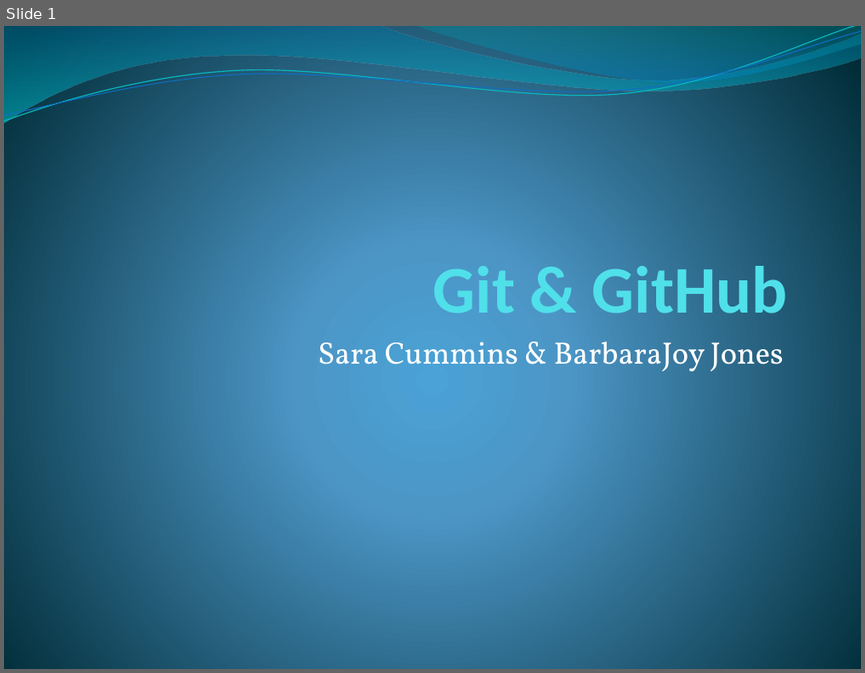
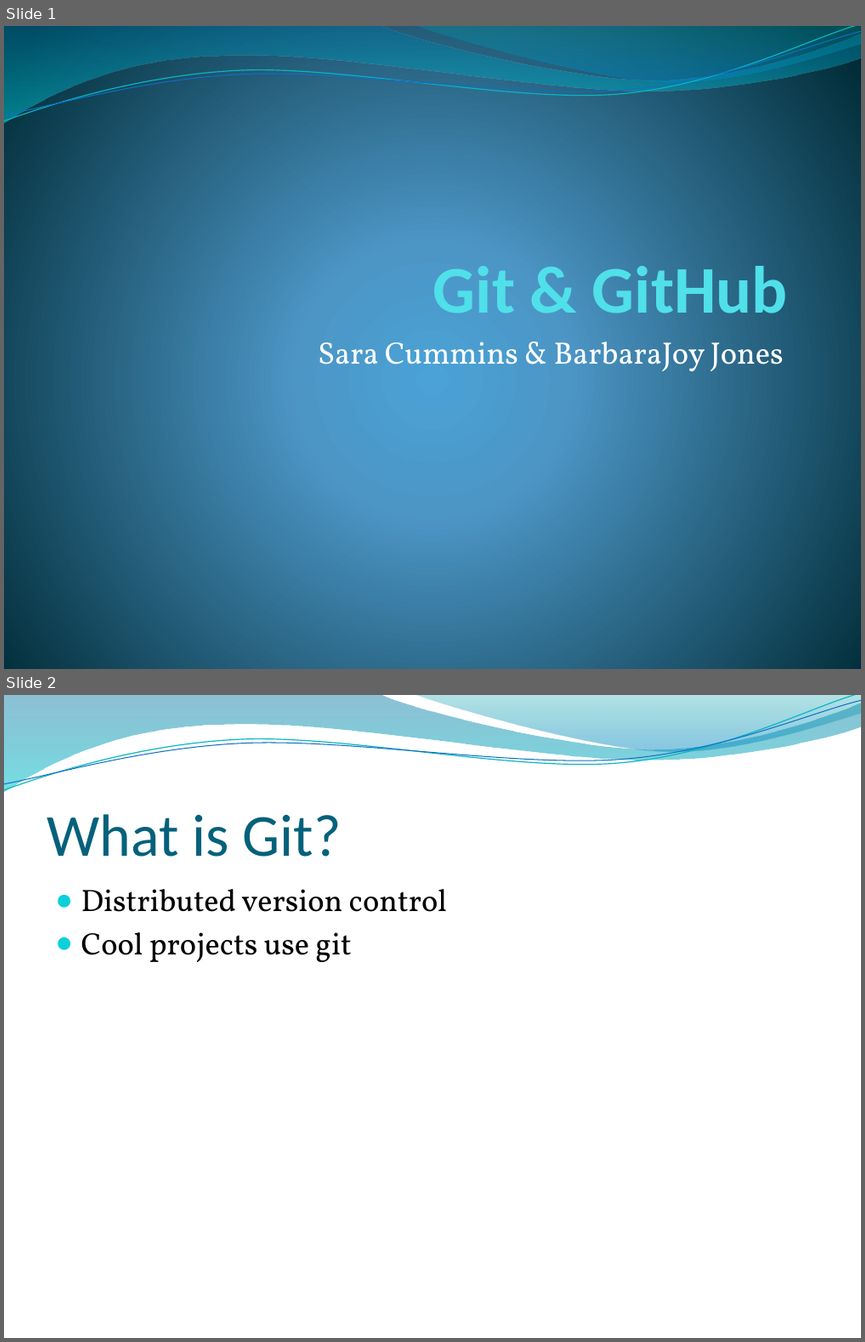
Before and after one commit to velociraptors/physio_mist, a slide deck: git_demo.pptx. Shown one above the other, each under a label of ours: slide 1 before the commit, slides 1 and 2 after it. The pictures are 865x673 and 865x1342 pixels, drawn with LibreOffice and Linux fonts; fonts in the diff are those of the drawing; background and template pictures are left out. Boxes give left, top, right and bottom in pixels: in the first picture for what was removed or moved away, otherwise in the second. Text is boxed around its words. In the diff, an @@ line names an element or a change of style, - is before the commit and + after.

```diff
--- a/git_demo.pptx
+++ b/git_demo.pptx
@@ slide 2 added at <box>4,695,861,1338</box>, background picture (left out); not listed: 4 template elements that a slide beside it also shows @@
@@ title added at <box>46,814,341,857</box>, 50 pt, text #04617B @@
+What is Git?
@@ text added at <box>81,889,447,962</box>, 26 pt, text #000000 @@
+● Distributed version control
+● Cool projects use git
```
Also in this commit, not shown: 5 other slides added, 4 other files.
